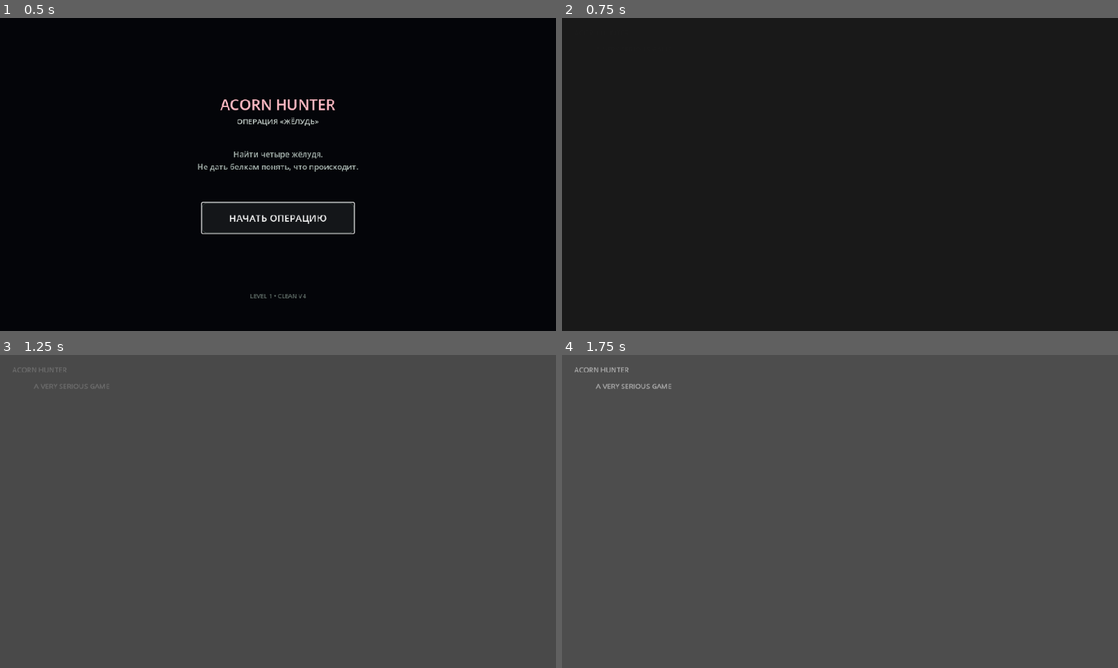
Above: before the commit, frames 1-4 (two rows, left to right).
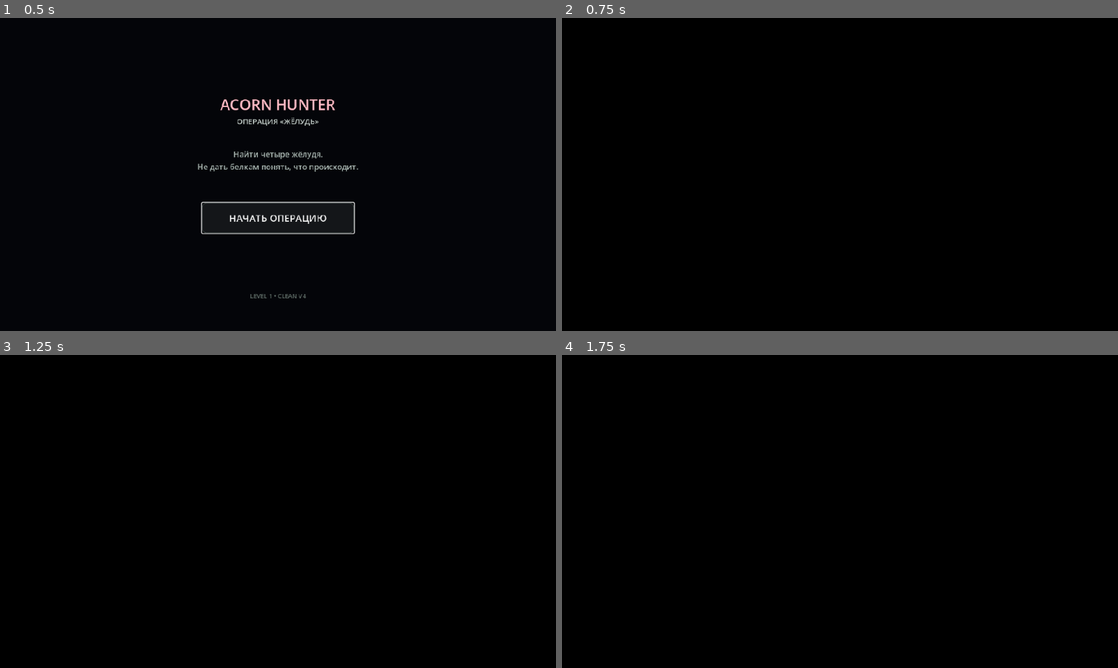
Above: after the commit, the same moments.

Repository: masterofmagic234/Arkon
Game: Godot game, scene res://menu.tscn
Same seed, same stepped clock (60 frames per second), same inputs: the game is played once before the commit and once after it.
Inputs (mouse positions are in pixels of both pictures, inside the frame that each line leads up to):
- Up to frame 1 (0.5 s): no input
- Up to frame 2 (0.75 s): click "НАЧАТЬ ОПЕРАЦИЮ" at 0.5 s
- Up to frame 3 (1.25 s): no input
- Up to frame 4 (1.75 s): tap Enter at 1.25 s; move the mouse to (962, 495) at 1.27 s; hold D (race_right) from 1.28 s (still down); click (962, 495) at 1.42 s

Frame 1 is identical in both runs. In frame 2, 100% of the frame differs, in the area x 0-100%, y 0-100%; in frame 3, 100%; in frame 4, 100%.
Error after the commit: Parse Error: Unindent doesn't match the previous indentation level. (res://scripts/intro_cinematic_v2.gd:123)

Commit message:
Fix intro dialogue state machine and video split

Diff:
--- a/scripts/intro_cinematic_v2.gd
+++ b/scripts/intro_cinematic_v2.gd
@@ -1,15 +1,11 @@
 extends Control
 
 # ACORN HUNTER — visual-novel intro.
-# Required chronological video sequence:
-# 1) 1789650644963 — opening room shot
-# 2) 1789649201942 — Darina at the doorway / first dialogue block
-# 3) 1789650878847 — silent visual transition
-# 4) 1789649329293 — Darina with the toy beside Carolina / final dialogue block
-#
-# IMPORTANT: dialogue is intentionally shown on ONLY two videos:
-# - 1789649201942.ogv: dialogue 0..4
-# - 1789649329293.ogv: dialogue 5..16
+# Canonical chronological video sequence:
+# 1) 1789650644963 — opening room shot, NO dialogue
+# 2) 1789649201942 — first dialogue block, dialogue 0..4
+# 3) 1789650878847 — silent visual transition, NO dialogue
+# 4) 1789649329293 — final dialogue block, dialogue 5..16
 const VIDEO_CLIPS: Array[String] = [
 	"res://assets/intro_video/1789650644963.ogv",
 	"res://assets/intro_video/1789649201942.ogv",
@@ -19,9 +15,10 @@
 
 const CLIP_FADE_DURATION: float = 0.16
 const TITLE_END: float = 2.2
+const FIRST_DIALOGUE_VIDEO_INDEX: int = 1
 const FIRST_DIALOGUE_INDEX: int = 0
-const FIRST_DIALOGUE_VIDEO_INDEX: int = 1
 const FIRST_DIALOGUE_LAST_INDEX: int = 4
+const SILENT_TRANSITION_VIDEO_INDEX: int = 2
 const FINAL_DIALOGUE_VIDEO_INDEX: int = 3
 const FINAL_DIALOGUE_START_INDEX: int = 5
 const FINAL_DIALOGUE_INDEX: int = 16
@@ -72,6 +69,8 @@
 	video_player.finished.connect(_on_video_finished)
 	fade.visible = true
 	fade.modulate.a = 1.0
+	if DIALOGUE_DATA.size() != 17:
+		push_error("ACORN HUNTER intro: expected 17 dialogue entries, got %d" % DIALOGUE_DATA.size())
 	_play_clip(0)
 	var intro: Tween = create_tween()
 	intro.tween_property(fade, "modulate:a", 0.0, 0.85).set_trans(Tween.TRANS_SINE).set_ease(Tween.EASE_OUT)
@@ -90,33 +89,38 @@
 		return
 	match clip_index:
 		0:
-			# Opening visual only. The dialogue begins on the second video.
-			_transition_to_clip(FIRST_DIALOGUE_VIDEO_INDEX)
-			_show_dialogue(FIRST_DIALOGUE_INDEX)
+			# Opening visual only. Do NOT advance the dialogue index here.
+			_transition_to_clip(FIRST_DIALOGUE_VIDEO_INDEX, FIRST_DIALOGUE_INDEX)
 		1:
-			# The entire first dialogue block stays on this video.
+			# Keep replaying the same video until the user advances past dialogue 0..4.
 			if current_dialogue_index <= FIRST_DIALOGUE_LAST_INDEX:
 				video_player.play()
 			else:
-				_transition_to_clip(2)
+				_hide_dialogue_for_transition()
+				_transition_to_clip(SILENT_TRANSITION_VIDEO_INDEX)
 		2:
-			# Silent visual transition. No dialogue is shown on this video.
-			_transition_to_clip(FINAL_DIALOGUE_VIDEO_INDEX)
-			_show_dialogue(FINAL_DIALOGUE_START_INDEX)
+			# Silent visual transition. No dialogue is displayed here.
+			_hide_dialogue_for_transition()
+			_transition_to_clip(FINAL_DIALOGUE_VIDEO_INDEX, FINAL_DIALOGUE_START_INDEX)
 		3:
-			# The entire remaining dialogue block stays on this video.
+			# Keep replaying the final shot until the last dialogue is shown.
 			if current_dialogue_index < FINAL_DIALOGUE_INDEX:
 				video_player.play()
 			else:
 				_start_game()
 
-func _transition_to_clip(index: int) -> void:
+func _transition_to_clip(index: int, dialogue_index: int = -1) -> void:
 	if finished or clip_transitioning:
 		return
 	clip_transitioning = true
 	var transition: Tween = create_tween()
 	transition.tween_property(fade, "modulate:a", 0.72, CLIP_FADE_DURATION).set_trans(Tween.TRANS_SINE).set_ease(Tween.EASE_IN)
-	transition.tween_callback(func(): _play_clip(index))
+	transition.tween_callback(func():
+			_play_clip(index)
+			# Dialogue state is initialized ONLY when its owning video starts.
+			if dialogue_index >= 0:
+				_show_dialogue(dialogue_index)
+		)
 	transition.tween_property(fade, "modulate:a", 0.0, CLIP_FADE_DURATION).set_trans(Tween.TRANS_SINE).set_ease(Tween.EASE_OUT)
 	transition.tween_callback(func(): clip_transitioning = false)
 
@@ -164,10 +168,10 @@
 		return
 	if current_dialogue_index < FINAL_DIALOGUE_INDEX:
 		var next_index: int = current_dialogue_index + 1
-		# The first dialogue block ends here. Hide the UI so the third video is completely silent.
 		if current_dialogue_index == FIRST_DIALOGUE_LAST_INDEX and clip_index == FIRST_DIALOGUE_VIDEO_INDEX:
+			# 0..4 belong exclusively to video 1789649201942.
 			_hide_dialogue_for_transition()
-			_transition_to_clip(2)
+			_transition_to_clip(SILENT_TRANSITION_VIDEO_INDEX)
 			return
 		_show_dialogue(next_index)
 		return
